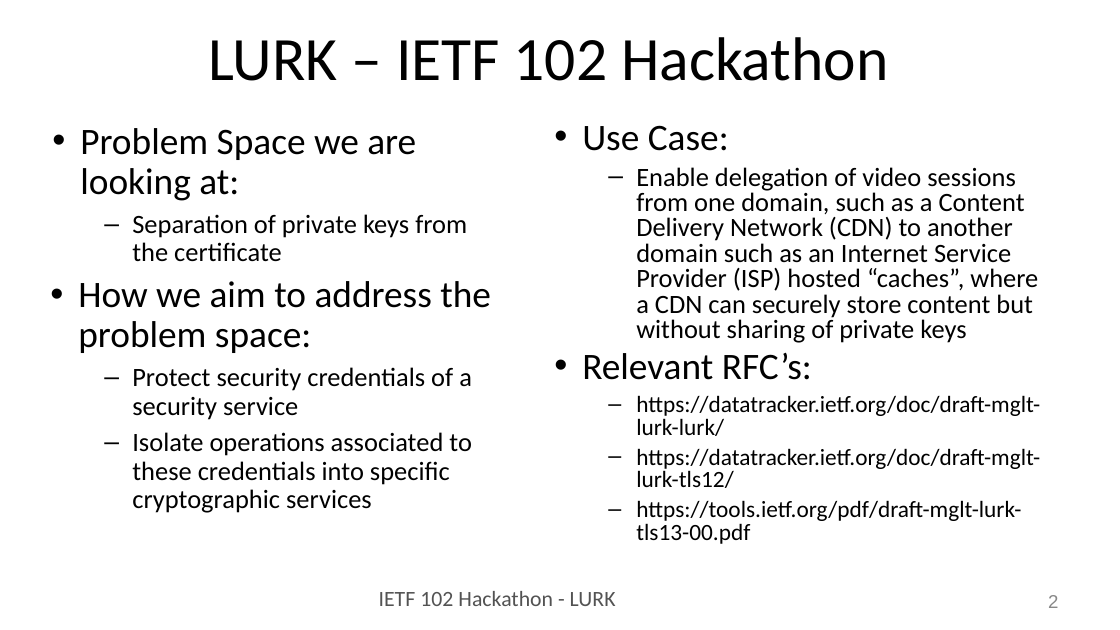
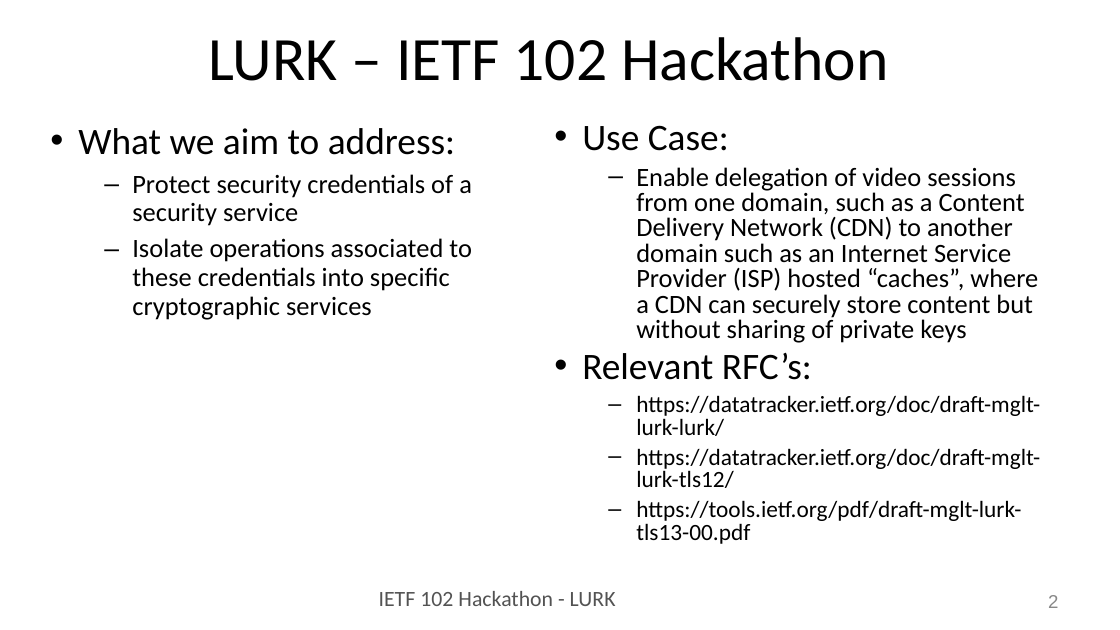
Before and after one commit to IETF-Hackathon/ietf102-project-presentations, a slide deck: slide 2 of IETF102_hackathon-LURK.pptx. Drawn at 1120x630 pixels with LibreOffice and Linux fonts; fonts in the diff are those of the drawing. Boxes give left, top, right and bottom in pixels: in the first picture for what was removed or moved away, otherwise in the second. Text is boxed around its words. In the diff, an @@ line names an element or a change of style, - is before the commit and + after.

```diff
--- a/IETF102_hackathon-LURK.pptx
+++ b/IETF102_hackathon-LURK.pptx
@@ text at [78,128,455,155]: text changed @@
-• Problem Space we are looking at:
-  – Separation of private keys from the certificate
-• How we aim to address the problem space:
+• What we aim to address:
```
